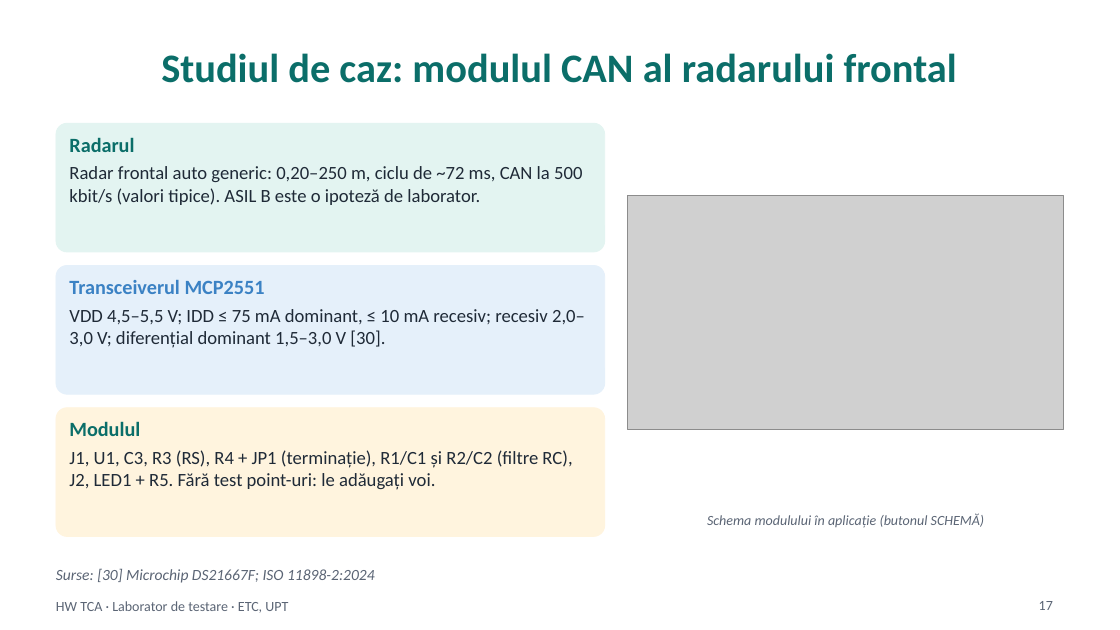
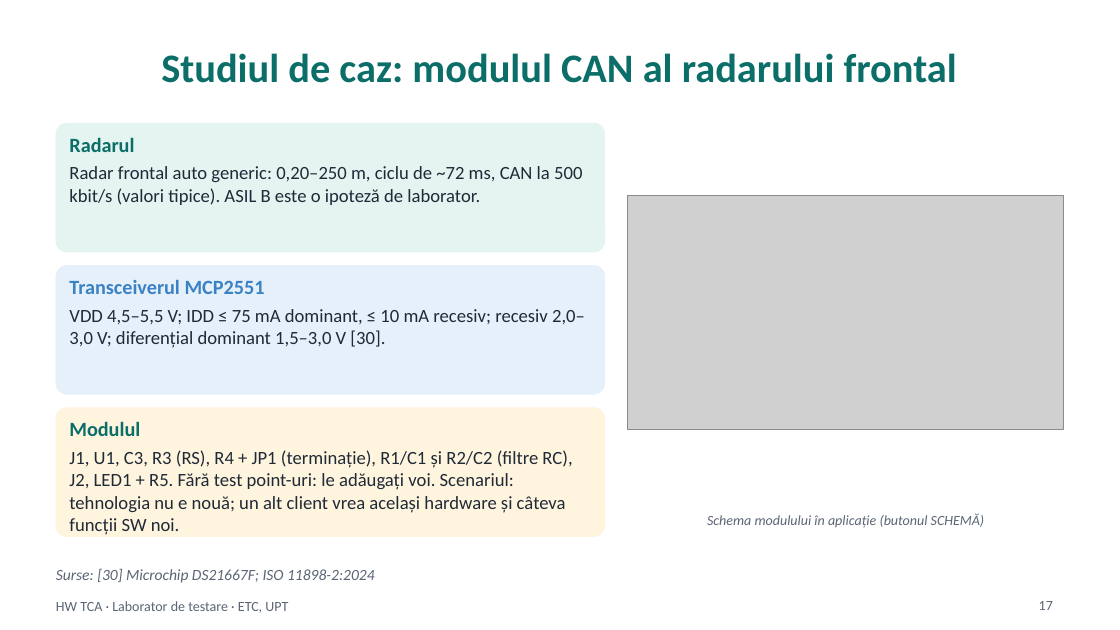
Before and after one commit to madalinatolontan1-ai/sw-tca-lab, a slide deck: slide 17 of materials/hw_deck_draft_src/HW_TCA_curs_RO_draft.pptx. Drawn at 1120x630 pixels with LibreOffice and Linux fonts; fonts in the diff are those of the drawing; grey boxes stand for pictures. Boxes give left, top, right and bottom in pixels: in the first picture for what was removed or moved away, otherwise in the second. Text is boxed around its words. In the diff, an @@ line names an element or a change of style, - is before the commit and + after.

```diff
--- a/materials/hw_deck_draft_src/HW_TCA_curs_RO_draft.pptx
+++ b/materials/hw_deck_draft_src/HW_TCA_curs_RO_draft.pptx
@@ text at (69, 450, 572, 535): text changed @@
-J1, U1, C3, R3 (RS), R4 + JP1 (terminație), R1/C1 și R2/C2 (filtre RC), J2, LED1 + R5. Fără test point-uri: le adăugați voi.
+J1, U1, C3, R3 (RS), R4 + JP1 (terminație), R1/C1 și R2/C2 (filtre RC), J2, LED1 + R5. Fără test point-uri: le adăugați voi. Scenariul: tehnologia nu e nouă; un alt client vrea același hardware și câteva funcții SW noi.
```
Also in this commit, not shown: 1 other slide changed, 5 other files.
